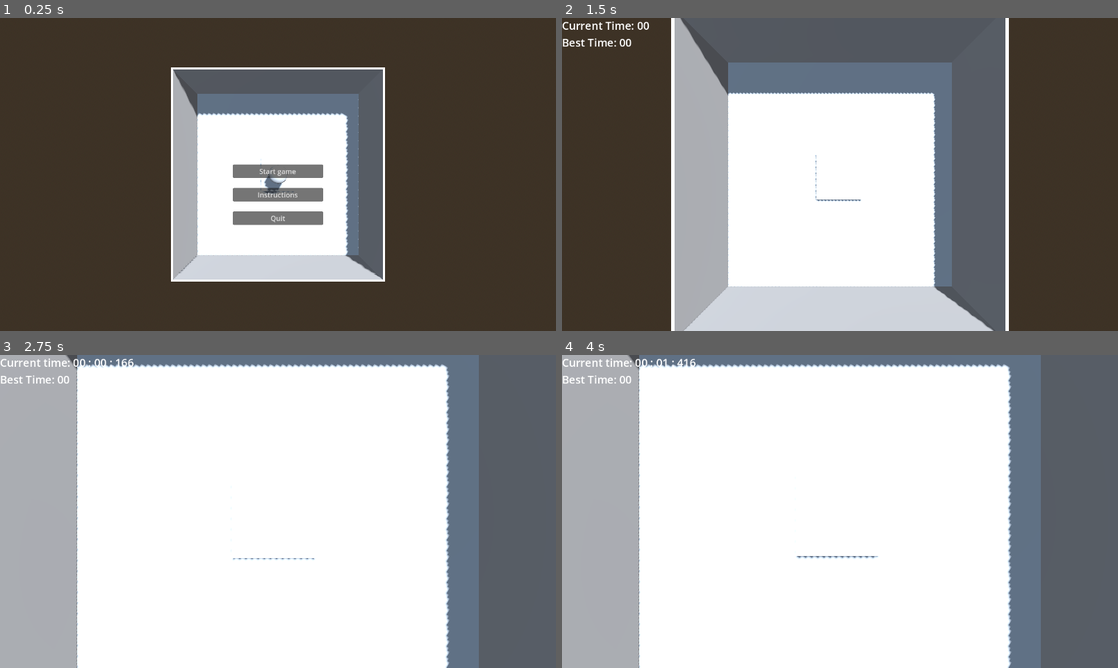
Above: before the commit, frames 1-4 (two rows, left to right).
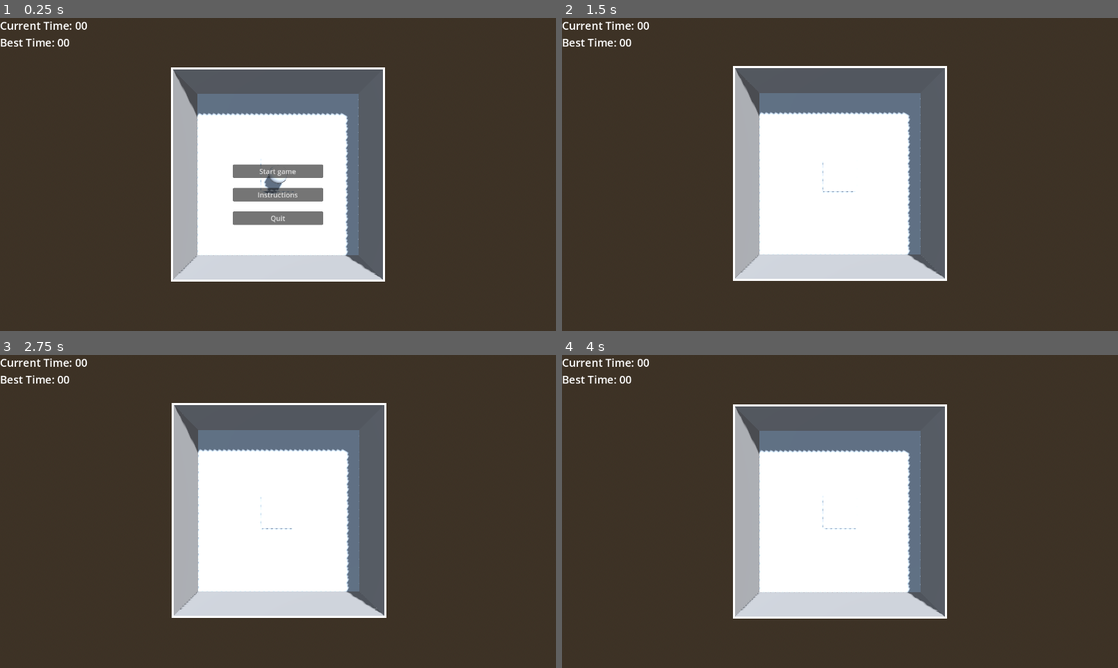
Above: after the commit, the same moments.

Repository: warriormaster12/Fsj2025
Game: Godot game, scene res://levels/actual_level.tscn
Two runs of this game, one before a commit and one after it. Both use one fixed random seed, a clock stepped at 60 frames per second and the inputs below. This scene is started directly instead of the project's main scene.
Inputs:
- Up to frame 1 (0.25 s): no input
- Up to frame 2 (1.5 s): click "Start game" at 0.5 s; tap S (move_d) at 1.35 s
- Up to frame 3 (2.75 s): tap A (move_l) at 2.1 s
- Up to frame 4 (4 s): tap D (move_r) at 2.85 s; tap Enter at 3.5 s; tap W (move_u) at 3.6 s

The runs differ from the first frame. In frame 1, 0.3% of the frame differs, in the area x 0-16%, y 1-10%; in frame 2, 48%; in frame 3, 87%; in frame 4, 87%, in the area x 0-100%, y 0-100%.
Error after the commit: Parse Error: Cannot use simple "@export" annotation with variable without type or initializer, since type can't be inferred. (res://scripts/level_manager.gd:7)

Commit message:
Camera timer

Diff:
--- a/prefabs/bubble/bubble.tscn
+++ b/prefabs/bubble/bubble.tscn
@@ -6,7 +6,7 @@
 
 [sub_resource type="SphereMesh" id="SphereMesh_k03oe"]
 
-[node name="Bubble" type="CharacterBody3D"]
+[node name="Bubble" type="CharacterBody3D" groups=["bubbles"]]
 platform_on_leave = 2
 script = ExtResource("1_lgwx7")
 
--- a/project.godot
+++ b/project.godot
@@ -30,6 +30,10 @@
 
 project/assembly_name="FSJ2025"
 
+[global_group]
+
+bubbles=""
+
 [input]
 
 move_l={
--- a/scripts/game.gd
+++ b/scripts/game.gd
@@ -4,9 +4,11 @@
 
 var timer_on: bool = false
 var timer: float = 0.0
+var best_score: String = "00 : 00 : 000"
 
 @onready var hud: Control = %HUD
 @onready var timer_label: Label = %TimerLabel
+@onready var best_time_label: Label = %BestTimeLabel
 
 @onready var camera_marker: Marker3D = %CameraPosition
 
@@ -15,6 +17,7 @@
 @onready var camera: Camera3D = get_viewport().get_camera_3d()
 
 @onready var world: Node3D = get_child(0)
+
 
 func _ready() -> void:
 	if !level_manager.main_menu:
@@ -29,6 +32,10 @@
 
 func start() -> void:
 	hud.visible = true
+
+	timer_label.text = "Current time: 00 : 00 : 000"
+	best_time_label.text = "Best score: " + best_score
+
 	await move_camera()
 	timer_on = true
 
--- a/scripts/level_manager.gd
+++ b/scripts/level_manager.gd
@@ -4,6 +4,7 @@
 
 @export var main_menu: MainMenu = null
 @export var game: Game = null
+@export var player
 
 # Called when the node enters the scene tree for the first time.
 func _ready() -> void:
--- a/scripts/main_menu.gd
+++ b/scripts/main_menu.gd
@@ -30,6 +30,7 @@
 func _on_start_pressed() -> void:
 	main_menu_ui.visible = false
 	level_manager.game.start()
+	set_process(false)
 
 func _on_instruct_pressed() -> void:
 	pass
